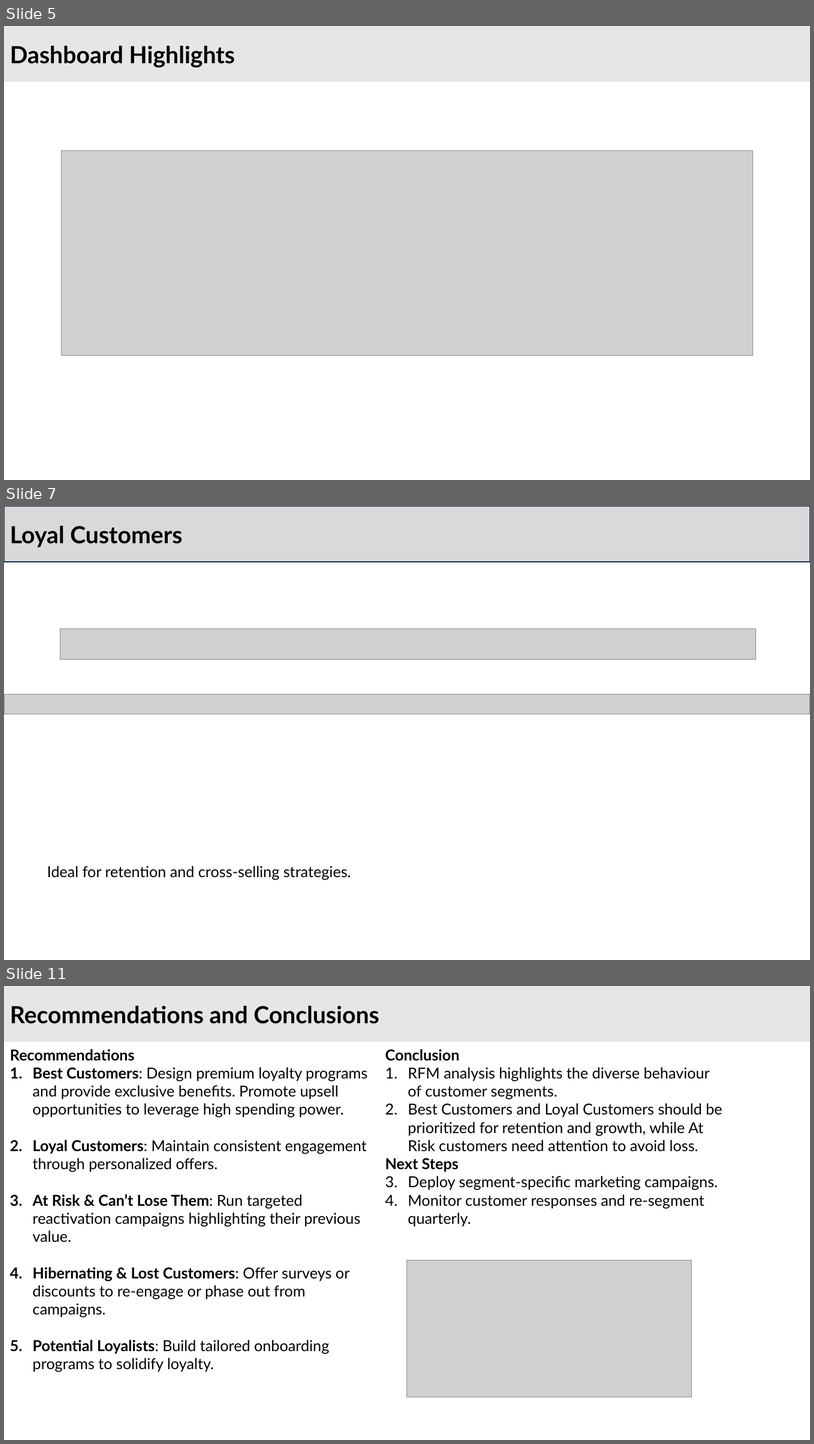
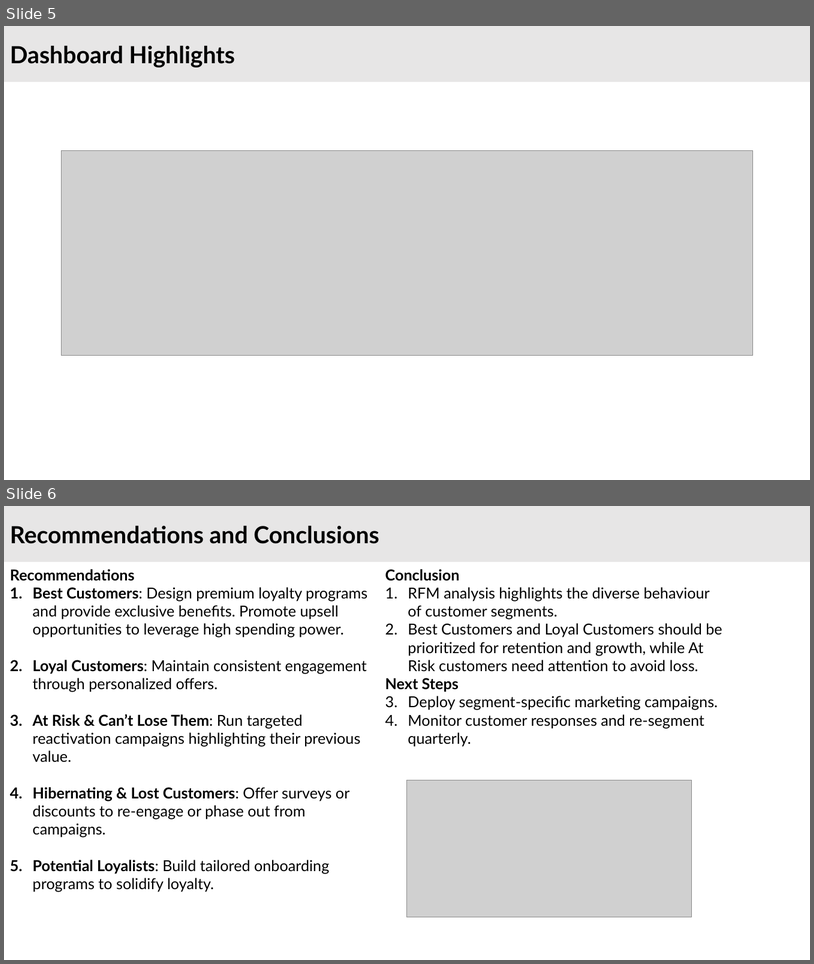
Before and after one commit to iamkarim/Data-Analysis-Projects, a slide deck: RFM Analysis/RFM Analysis.pptx. Shown one above the other, each under a label of ours: slides 5, 7 and 11 before the commit, slides 5 and 6 after it; the slides between them are not shown. The pictures are 814x1444 and 814x964 pixels, drawn with LibreOffice and Linux fonts; fonts in the diff are those of the drawing; grey boxes stand for pictures; background and template pictures are left out. Boxes give left, top, right and bottom in pixels: in the first picture for what was removed or moved away, otherwise in the second. Text is boxed around its words. In the diff, an @@ line names an element or a change of style, - is before the commit and + after.

```diff
--- a/RFM Analysis/RFM Analysis.pptx
+++ b/RFM Analysis/RFM Analysis.pptx
@@ slide 7 removed at [4,506,810,960], background picture (left out) @@
@@ rectangle removed at [4,506,810,562] @@
-Loyal Customers
@@ picture removed at [60,629,756,659] @@
@@ picture removed at [4,694,810,714] @@
@@ text removed at [47,865,351,880] @@
-Ideal for retention and cross-selling strategies.
@@ what was slide 11 is now slide 6 @@
```
Also in this commit, not shown: 1 slide changed, 4 other slides removed.
